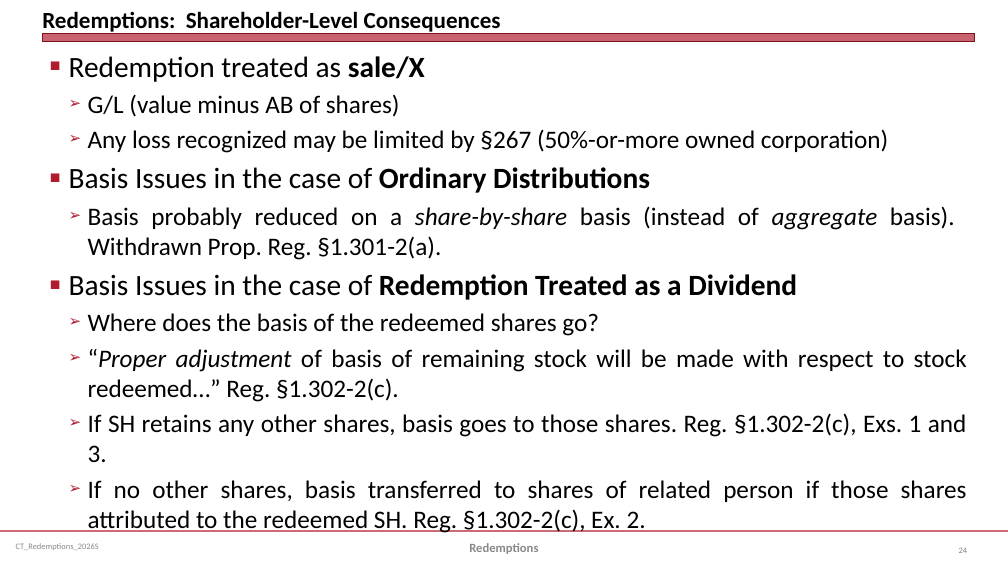
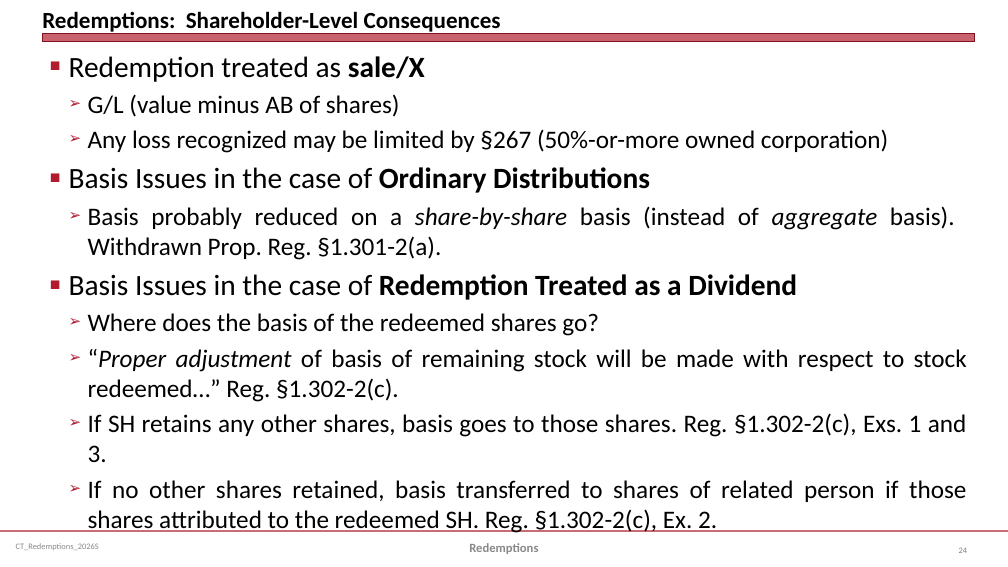
Before and after one commit to jmc877/Corporate-Tax, a slide deck: slide 24 of slides/CT_Redemptions_2026S.pptx. Drawn at 1008x567 pixels with LibreOffice and Linux fonts; fonts in the diff are those of the drawing. Boxes give left, top, right and bottom in pixels: in the first picture for what was removed or moved away, otherwise in the second. Text is boxed around its words. In the diff, an @@ line names an element or a change of style, - is before the commit and + after.

```diff
--- a/slides/CT_Redemptions_2026S.pptx
+++ b/slides/CT_Redemptions_2026S.pptx
@@ text at (x1=88, y1=480, x2=966, y2=533): text changed @@
-  ➢ If no other shares, basis transferred to shares of related person if those shares attributed to the redeemed SH. Reg. §1.302-2(c), Ex. 2.
+  ➢ If no other shares retained, basis transferred to shares of related person if those shares attributed to the redeemed SH. Reg. §1.302-2(c), Ex. 2.
```
Also in this commit, not shown: 2 other slides changed, 3 other files.
